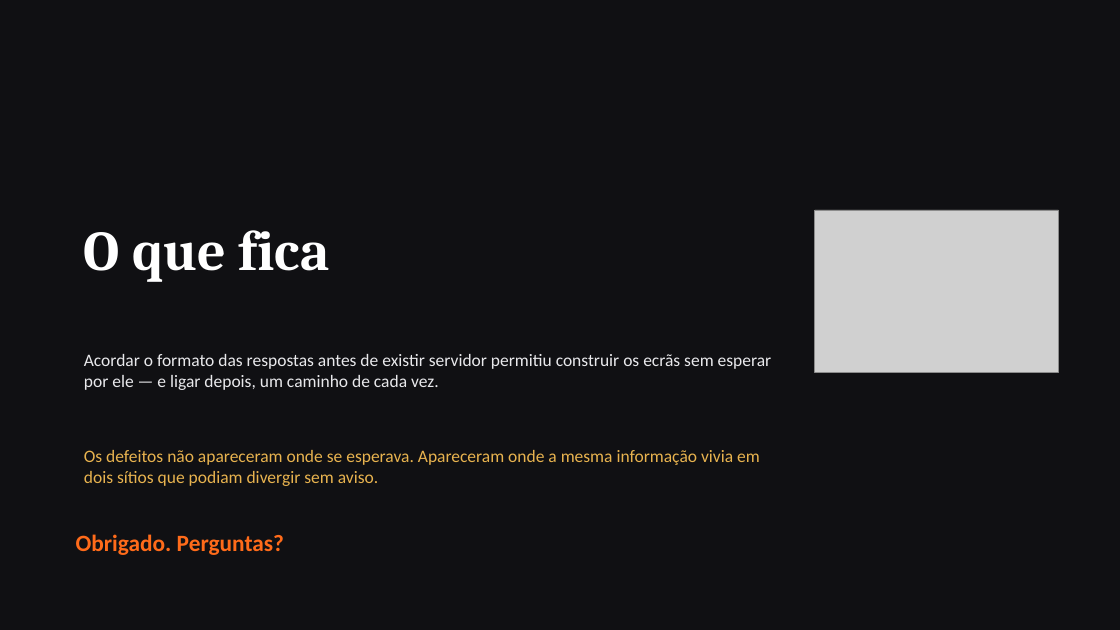
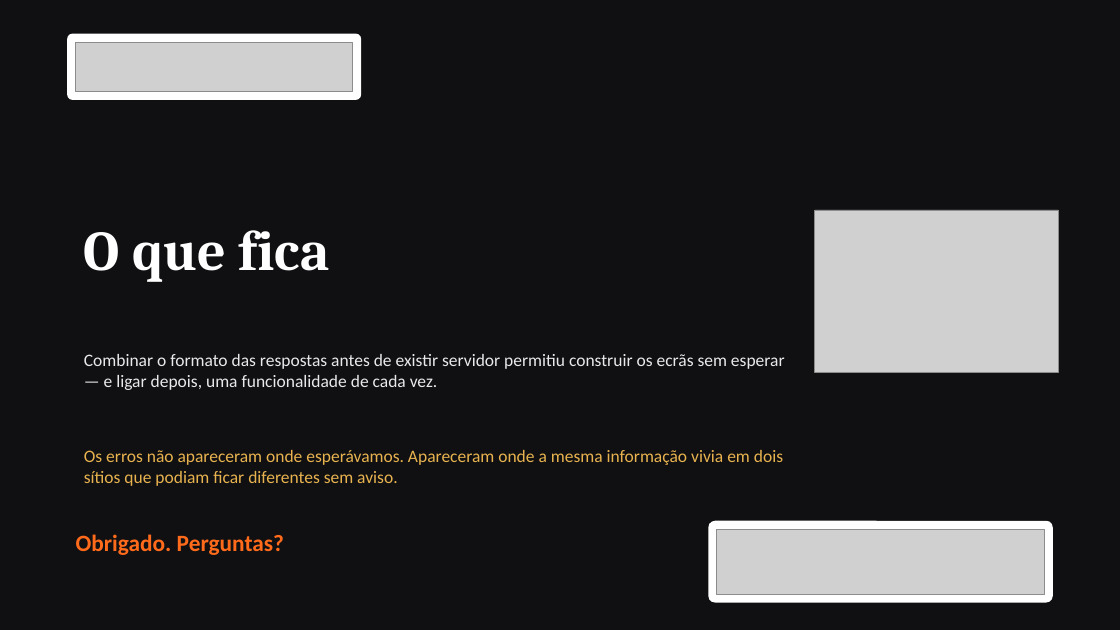
Before and after one commit to Azulindo/Projeto-Final, a slide deck: slide 16 of docs/apresentacao.pptx (slide 15 before the commit). Drawn at 1120x630 pixels with LibreOffice and Linux fonts; fonts in the diff are those of the drawing; grey boxes stand for pictures. Boxes give left, top, right and bottom in pixels: in the first picture for what was removed or moved away, otherwise in the second. Text is boxed around its words. In the diff, an @@ line names an element or a change of style, - is before the commit and + after.

```diff
--- a/docs/apresentacao.pptx
+++ b/docs/apresentacao.pptx
@@ rounded rectangle added at <box>67,34,361,100</box>, fill #FFFFFF @@
@@ picture added at <box>76,42,353,92</box> @@
@@ text at <box>84,354,785,486</box>: text changed @@
-Acordar o formato das respostas antes de existir servidor permitiu construir os ecrãs sem esperar por ele — e ligar depois, um caminho de cada vez.
-Os defeitos não apareceram onde se esperava. Apareceram onde a mesma informação vivia em dois sítios que podiam divergir sem aviso.
+Combinar o formato das respostas antes de existir servidor permitiu construir os ecrãs sem esperar — e ligar depois, uma funcionalidade de cada vez.
+Os erros não apareceram onde esperávamos. Apareceram onde a mesma informação vivia em dois sítios que podiam ficar diferentes sem aviso.
@@ rounded rectangle added at <box>708,521,1053,602</box>, fill #FFFFFF @@
@@ picture added at <box>717,529,1044,594</box> @@
```
Also in this commit, not shown: 15 other slides changed, 1 slide added.
